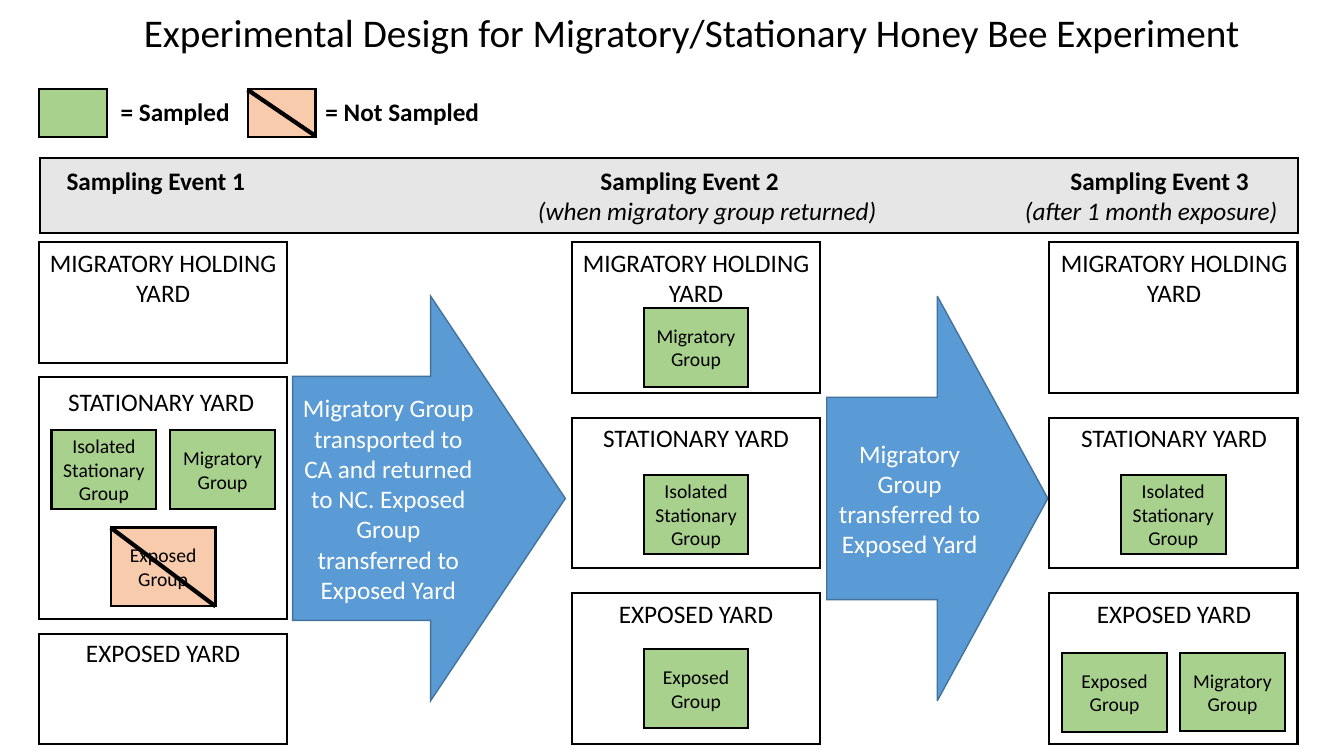
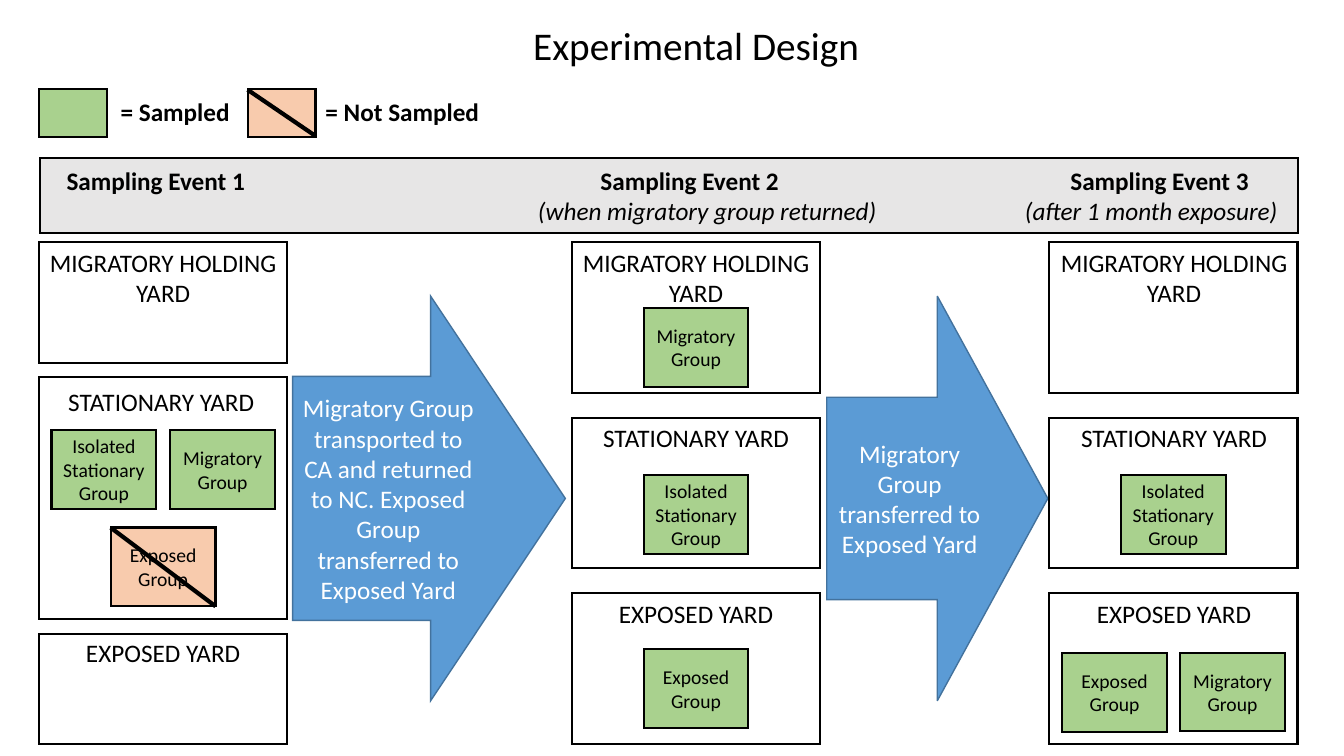
Before and after one commit to samanthaannalger/AlgerProjects, a slide deck: slide 1 of MigratoryStationary/DesignSchematic/Mig:Sta_Experiment_Schem .pptx. Drawn at 1344x756 pixels with LibreOffice and Linux fonts; fonts in the diff are those of the drawing. Boxes give left, top, right and bottom in pixels: in the first picture for what was removed or moved away, otherwise in the second. Text is boxed around its words. In the diff, an @@ line names an element or a change of style, - is before the commit and + after.

```diff
--- a/MigratoryStationary/DesignSchematic/Mig:Sta_Experiment_Schem .pptx
+++ b/MigratoryStationary/DesignSchematic/Mig:Sta_Experiment_Schem .pptx
@@ text at (x1=533, y1=32, x2=859, y2=67): text changed @@
-Experimental Design for Migratory/Stationary Honey Bee Experiment
+Experimental Design
```
Also in this commit, not shown: 12 other files.
